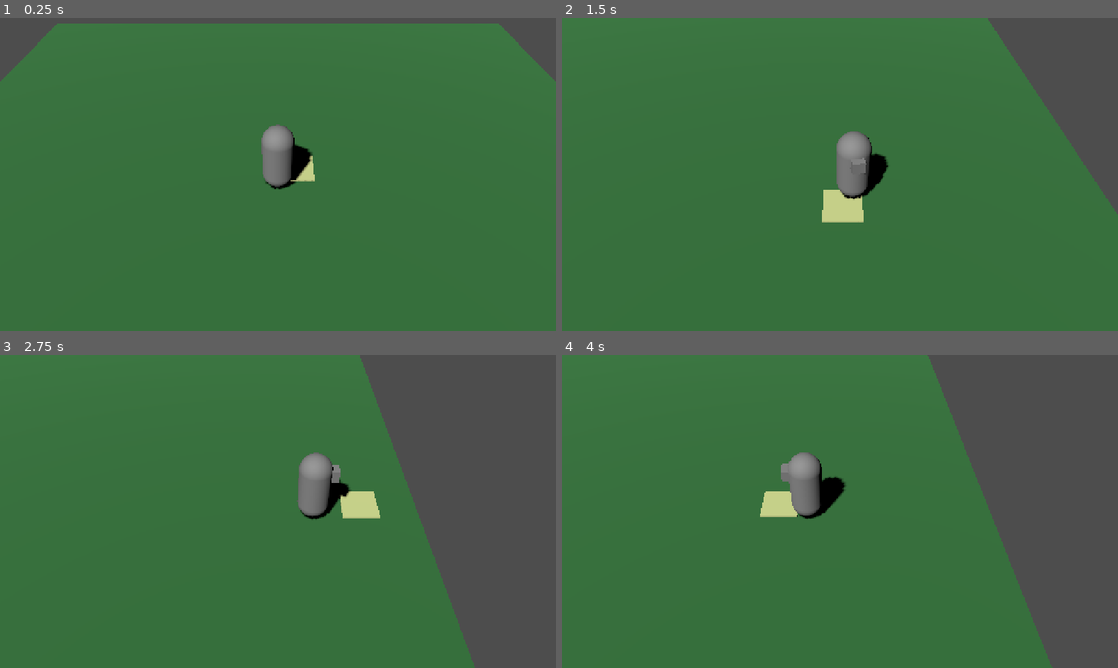
Above: before the commit, frames 1-4 (two rows, left to right).
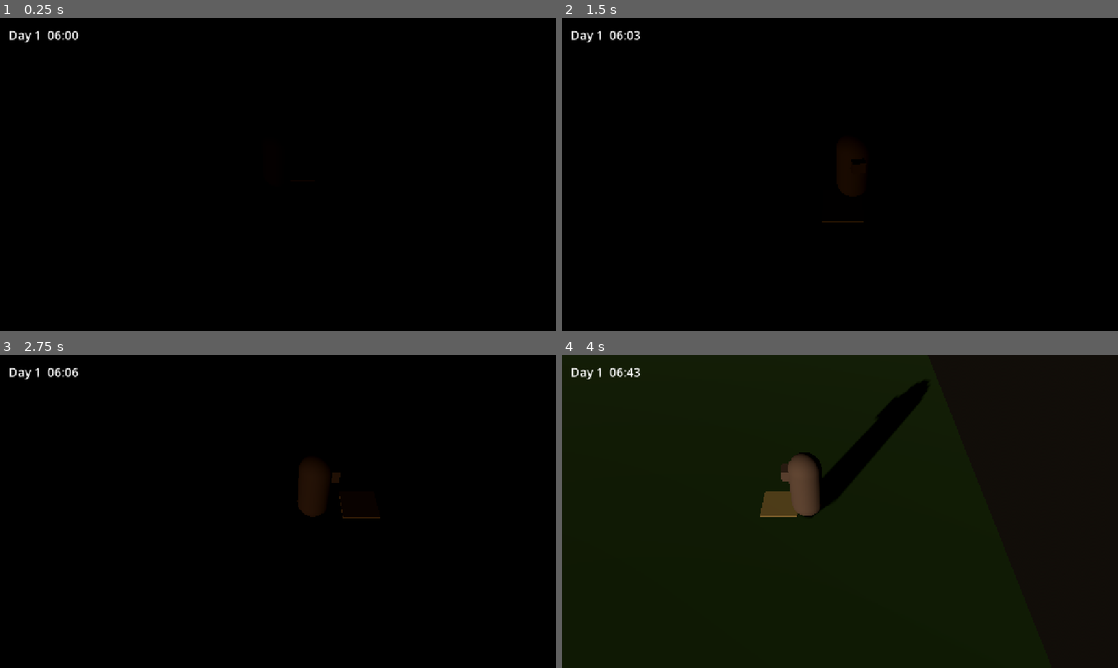
Above: after the commit, the same moments.

Repository: ParvezAli12/Meadowfolk
Game: Godot game, scene res://scenes/main/main.tscn
The game is run twice, just before and just after one commit, with the same random seed, the same clock (stepped at 60 frames per second) and the same inputs.
Inputs:
- Up to frame 1 (0.25 s): no input
- Up to frame 2 (1.5 s): hold D (move_right) 0.53-1.28 s; hold S (move_down) from 1.28 s (still down)
- Up to frame 3 (2.75 s): release S (move_down) at 2.03 s; hold D (move_right) from 2.03 s (still down)
- Up to frame 4 (4 s): release D (move_right) at 2.78 s; hold T (debug_fast_forward, bound only after the commit) 2.78-3.53 s; hold A (move_left) from 3.53 s (still down)

The runs differ from the first frame. In frame 1, 100% of the frame differs, in the area x 0-100%, y 0-100%; in frame 2, 100%; in frame 3, 100%; in frame 4, 100%.

Commit message:
Add game clock, day/night cycle and HUD clock

Diff:
--- a/project.godot
+++ b/project.godot
@@ -18,6 +18,7 @@
 [autoload]
 
 GameGrid="*uid://0wqsejsj4yaj"
+GameClock="*uid://dphknah10lx80"
 
 [display]
 
@@ -51,6 +52,11 @@
 , Object(InputEventKey,"resource_local_to_scene":false,"resource_name":"","device":-1,"window_id":0,"alt_pressed":false …(186 unchanged characters)…
 ]
 }
+debug_fast_forward={
+"deadzone": 0.2,
+"events": [Object(InputEventKey,"resource_local_to_scene":false,"resource_name":"","device":-1,"window_id":0,"alt_pressed":false,"shift_pressed":false,"ctrl_pressed":false,"meta_pressed":false,"pressed":false,"keycode":0,"physical_keycode":84,"key_label":0,"unicode":116,"location":0,"echo":false,"script":null)
+]
+}
 
 [physics]
 
--- a/scenes/main/main.tscn
+++ b/scenes/main/main.tscn
@@ -1,8 +1,10 @@
 [gd_scene format=3 uid="uid://c4aathxmmlayb"]
 
 [ext_resource type="PackedScene" uid="uid://bemn6fiec2ka6" path="res://scenes/player/player.tscn" id="1_hyk8p"]
+[ext_resource type="Script" uid="uid://cbmo27urqug66" path="res://scripts/day_night.gd" id="1_l3cfh"]
 [ext_resource type="Script" uid="uid://08o67esefcbm" path="res://scripts/camera_rig.gd" id="2_iuonh"]
 [ext_resource type="Script" uid="uid://cxt48vg0l6ete" path="res://scripts/tile_cursor.gd" id="3_k2fmo"]
+[ext_resource type="PackedScene" uid="uid://ks74s7r5vn0f" path="res://scenes/ui/hud.tscn" id="5_6q06x"]
 
 [sub_resource type="StandardMaterial3D" id="StandardMaterial3D_vom5j"]
 albedo_color = Color(0.21214908, 0.4781819, 0.24135941, 1)
@@ -22,13 +24,25 @@
 material = SubResource("StandardMaterial3D_oenq4")
 size = Vector3(0.95, 0.05, 0.95)
 
+[sub_resource type="ProceduralSkyMaterial" id="ProceduralSkyMaterial_c4uea"]
+
+[sub_resource type="Sky" id="Sky_oenq4"]
+sky_material = SubResource("ProceduralSkyMaterial_c4uea")
+
+[sub_resource type="Environment" id="Environment_n1dt2"]
+background_mode = 2
+sky = SubResource("Sky_oenq4")
+ambient_light_source = 3
+
 [node name="Main" type="Node3D" unique_id=800150577]
 
 [node name="DirectionalLight3D" type="DirectionalLight3D" parent="." unique_id=804485015]
 transform = Transform3D(0.8660254, 0.38302222, -0.32139382, 0, 0.64278764, 0.76604444, 0.5, -0.66341394, 0.5566704, 0, 0, 0)
 shadow_enabled = true
+script = ExtResource("1_l3cfh")
 
 [node name="Ground" type="MeshInstance3D" parent="." unique_id=1103036685]
+transform = Transform3D(1, 0, 0, 0, 1, 0, 0, 0, 1, -0.0014886856, 0, 0.011151791)
 mesh = SubResource("PlaneMesh_oenq4")
 
 [node name="StaticBody3D2" type="StaticBody3D" parent="Ground" unique_id=1109117528]
@@ -50,3 +64,8 @@
 transform = Transform3D(1, 0, 0, 0, 1, 0, 0, 0, 1, -0.37586665, 0.0053195357, 0.10299468)
 mesh = SubResource("BoxMesh_n1dt2")
 script = ExtResource("3_k2fmo")
+
+[node name="WorldEnvironment" type="WorldEnvironment" parent="." unique_id=1175530481]
+environment = SubResource("Environment_n1dt2")
+
+[node name="HUD" parent="." unique_id=1473065083 instance=ExtResource("5_6q06x")]
--- /dev/null
+++ b/scenes/ui/hud.tscn
@@ -0,0 +1,13 @@
+[gd_scene format=3 uid="uid://ks74s7r5vn0f"]
+
+[ext_resource type="Script" uid="uid://cut1burmprg8w" path="res://scripts/hud.gd" id="1_yw0i7"]
+
+[node name="HUD" type="CanvasLayer" unique_id=1473065083]
+script = ExtResource("1_yw0i7")
+
+[node name="ClockLabel" type="Label" parent="." unique_id=1285980014]
+offset_left = 20.0
+offset_top = 20.0
+offset_right = 60.0
+offset_bottom = 59.0
+theme_override_font_sizes/font_size = 28
--- /dev/null
+++ b/scripts/autoload/game_clock.gd
@@ -0,0 +1,23 @@
+extends Node
+
+signal day_changed(day: int)
+
+const DAY_LENGTH_SECONDS := 600.0  # real seconds for one full game day
+const START_HOUR := 6.0
+
+var day := 1
+var time_of_day := START_HOUR / 24.0  # 0.0 = midnight, 0.5 = noon
+
+func _process(delta: float) -> void:
+	var multiplier := 20.0 if Input.is_action_pressed("debug_fast_forward") else 1.0
+	time_of_day += delta * multiplier / DAY_LENGTH_SECONDS
+	if time_of_day >= 1.0:
+		time_of_day -= 1.0
+		day += 1
+		day_changed.emit(day)
+
+func get_time_string() -> String:
+	var total_minutes := int(time_of_day * 24.0 * 60.0)
+	var hours := floori(total_minutes / 60.0)
+	var minutes := total_minutes % 60
+	return "%02d:%02d" % [hours, minutes]
--- /dev/null
+++ b/scripts/day_night.gd
@@ -0,0 +1,28 @@
+extends DirectionalLight3D
+
+@export var max_energy := 1.0
+@export var day_color := Color(1.0, 0.97, 0.9)
+@export var dusk_color := Color(1.0, 0.6, 0.35)
+
+var env: Environment
+
+func _ready() -> void:
+	var world_env := get_tree().current_scene.get_node_or_null("WorldEnvironment") as WorldEnvironment
+	if world_env:
+		env = world_env.environment
+
+func _process(_delta: float) -> void:
+	var t := GameClock.time_of_day
+	rotation_degrees.x = 90.0 - t * 360.0
+	rotation_degrees.y = -30.0
+
+	var height := sin(t * TAU - PI / 2.0)  # 1 at noon, -1 at midnight
+	var daylight := clampf(height * 2.0, 0.0, 1.0)
+
+	light_energy = max_energy * daylight
+	light_color = dusk_color.lerp(day_color, daylight)
+	shadow_enabled = height > 0.05
+
+	if env:
+		env.background_energy_multiplier = lerpf(0.05, 1.0, daylight)
+		env.ambient_light_energy = lerpf(0.15, 1.0, daylight)
--- /dev/null
+++ b/scripts/hud.gd
@@ -0,0 +1,6 @@
+extends CanvasLayer
+
+@onready var clock_label: Label = $ClockLabel
+
+func _process(_delta: float) -> void:
+	clock_label.text = "Day %d  %s" % [GameClock.day, GameClock.get_time_string()]
Not shown, added: scripts/autoload/game_clock.gd.uid
Not shown, added: scripts/day_night.gd.uid
Not shown, added: scripts/hud.gd.uid
